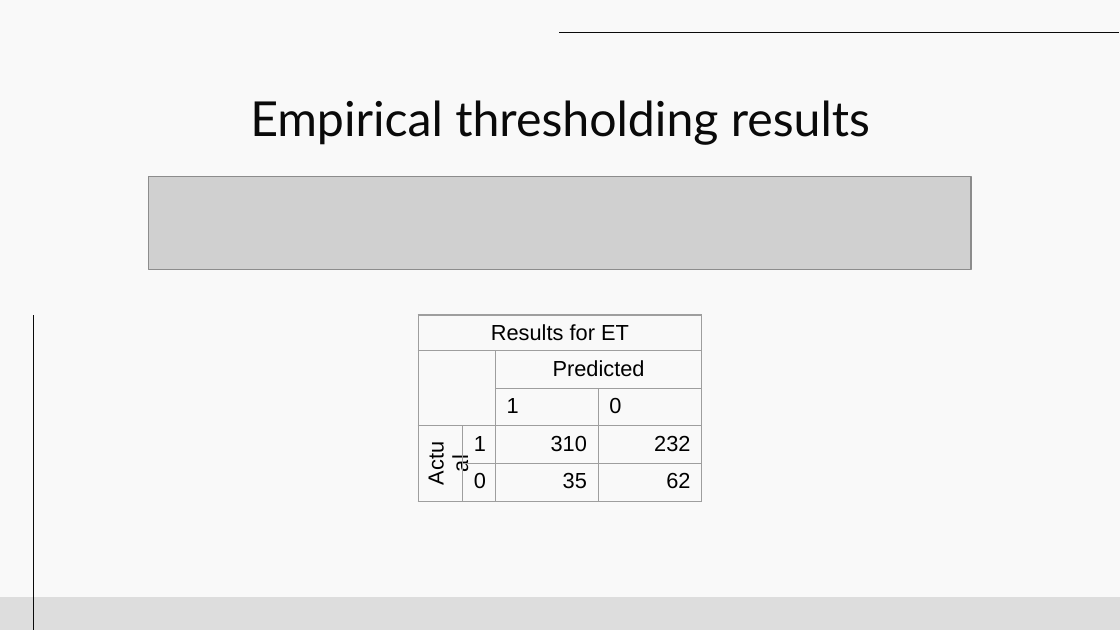
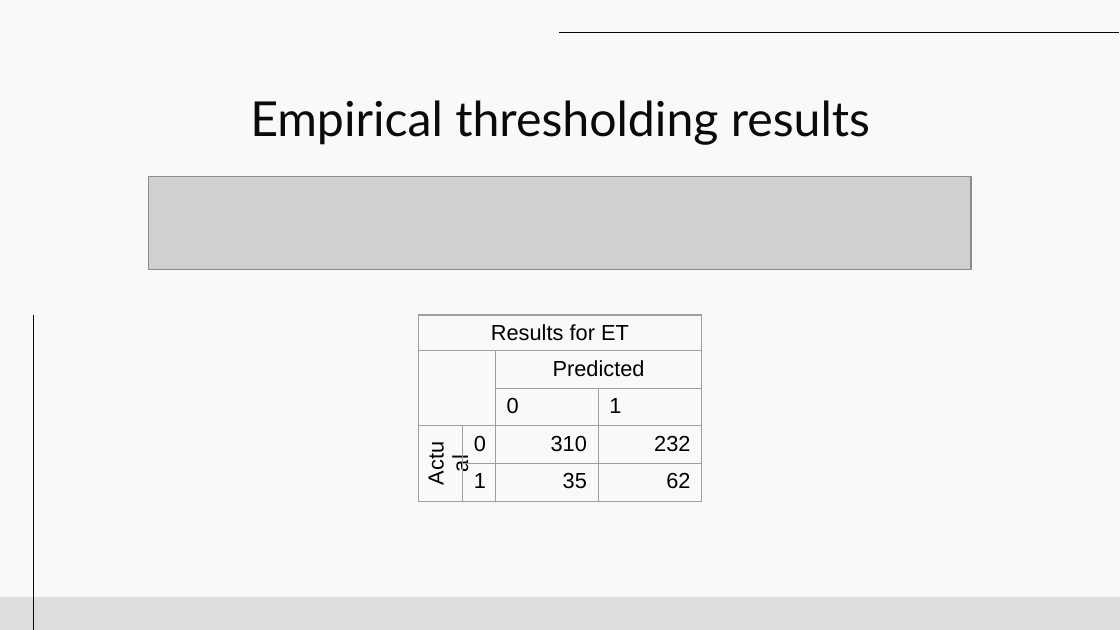
Before and after one commit to KasiaMacioszek/DataMining, a slide deck: slide 32 of presentation/pres.pptx. Drawn at 1120x630 pixels with LibreOffice and Linux fonts; fonts in the diff are those of the drawing; grey boxes stand for pictures. Boxes give left, top, right and bottom in pixels: in the first picture for what was removed or moved away, otherwise in the second. Text is boxed around its words. In the diff, an @@ line names an element or a change of style, - is before the commit and + after.

```diff
--- a/presentation/pres.pptx
+++ b/presentation/pres.pptx
@@ table at [418,315,702,503] @@
-row 3, column 3: 1
+row 3, column 3: 0
-row 3, column 4: 0
+row 3, column 4: 1
-row 4, column 2: 1
+row 4, column 2: 0
-row 5, column 2: 0
+row 5, column 2: 1
```
Also in this commit, not shown: 1 other slide changed, 1 other file.
